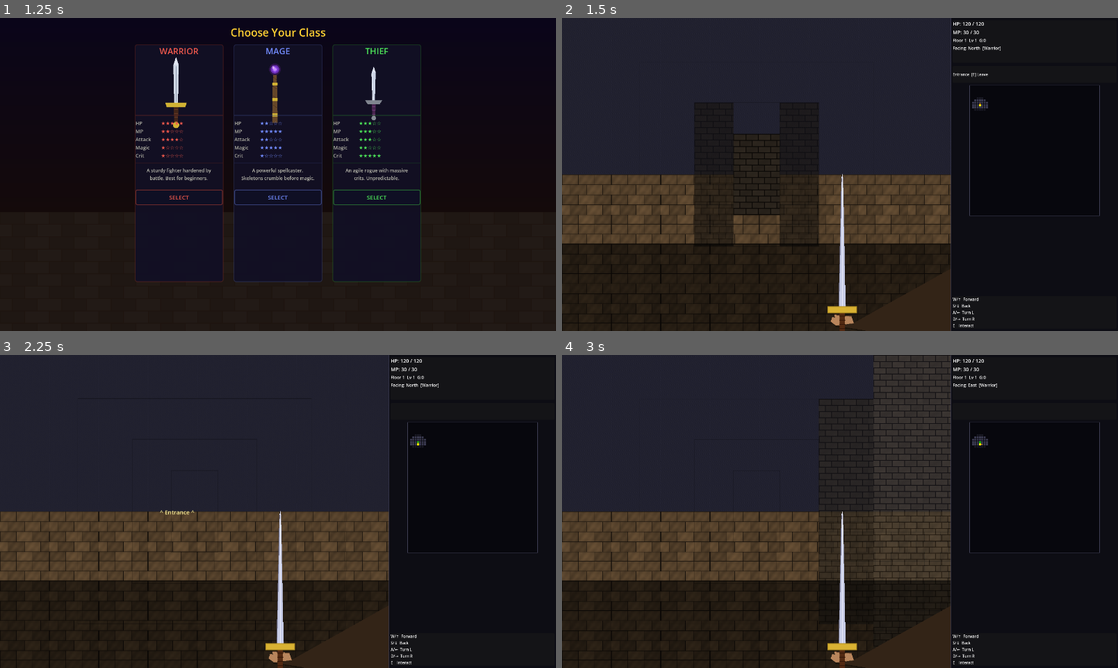
Above: before the commit, frames 1-4 (two rows, left to right).
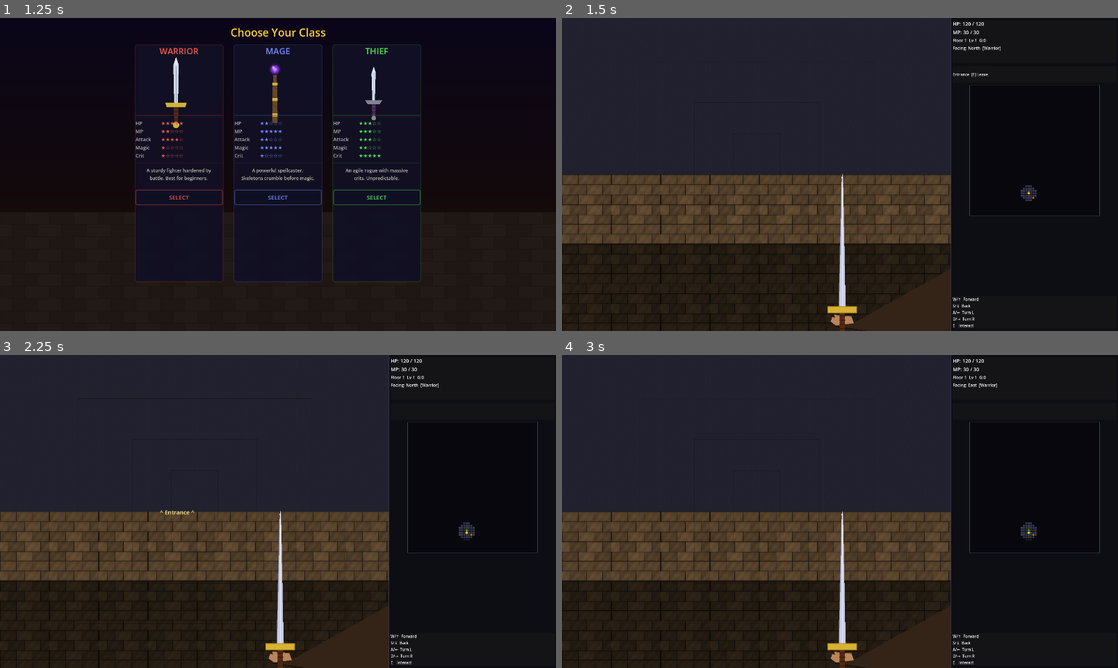
Above: after the commit, the same moments.

Repository: BenStynes/AI-playtesters-dissertation
Game: Godot game, scene res://Main.tscn
The game is run twice, just before and just after one commit, with the same random seed, the same clock (stepped at 60 frames per second) and the same inputs.
Inputs (mouse positions are in pixels of both pictures, inside the frame that each line leads up to):
- Up to frame 1 (1.25 s): tap Enter at 0.5 s; move the mouse to (400, 158) at 0.52 s; hold D from 0.53 s (still down); tap E at 0.6 s; click (400, 158) at 0.67 s
- Up to frame 2 (1.5 s): release D at 1.25 s; click "SELECT" at 1.25 s
- Up to frame 3 (2.25 s): tap Space at 2 s; move the mouse to (166, 527) at 2.02 s; hold S from 2.03 s (still down); tap E at 2.1 s; click (166, 527) at 2.17 s
- Up to frame 4 (3 s): tap Enter at 2.75 s; move the mouse to (895, 442) at 2.77 s; release S at 2.78 s; hold D from 2.78 s (still down); tap E at 2.85 s; click (895, 442) at 2.92 s

Frame 1 is identical in both runs. In frame 2, 4.7% of the frame differs, in the area x 23-86%, y 26-73%; in frame 3, 0.2%; in frame 4, 3.9%.

Commit message:
added seeding for level design and tiles seeding combat tomorrow then attempting the bridge and analytics

Diff:
--- a/dungeon/Main.tscn
+++ b/dungeon/Main.tscn
@@ -1,6 +1,6 @@
-[gd_scene load_steps=2 format=3 uid="uid://d4j56o3juuuol"]
+[gd_scene format=3 uid="uid://d4j56o3juuuol"]
 
-[ext_resource type="Script" path="res://scripts/main.gd" id="1_mainscript"]
+[ext_resource type="Script" uid="uid://cjx70vq5hh2qk" path="res://scripts/main.gd" id="1_mainscript"]
 
-[node name="Main" type="Node2D"]
+[node name="Main" type="Node2D" unique_id=1642671106]
 script = ExtResource("1_mainscript")
--- a/dungeon/project.godot
+++ b/dungeon/project.godot
@@ -24,7 +24,6 @@
 
 window/size/viewport_width=1440
 window/size/viewport_height=810
-window/size/resizable=true
 
 [physics]
 
--- a/dungeon/scripts/class_select.gd
+++ b/dungeon/scripts/class_select.gd
@@ -197,7 +197,7 @@
 	panel.add_theme_stylebox_override("panel", sb)
 
 func _start(cls: String) -> void:
-	GameManager.start_new_game(cls)
+	GameManager.start_new_game(cls, 42)
 	get_tree().change_scene_to_file("res://scenes/dungeon.tscn")
 
 # ── dungeon background ────────────────────────────────────────────────────────
--- a/dungeon/scripts/dungeon_generator.gd
+++ b/dungeon/scripts/dungeon_generator.gd
@@ -17,7 +17,9 @@
 
 # Returns: { "map": Array, "entrance": Vector2i, "boss": Vector2i,
 #             "width": int, "height": int }
-static func generate(floor_num: int = 1) -> Dictionary:
+static func generate(floor_num: int = 1, seed_value: int = 0) -> Dictionary:
+	var rng := RandomNumberGenerator.new()
+	rng.seed = seed_value
 	var map: Array = []
 	for _y in range(GRID_H):
 		var row: Array = []
@@ -31,10 +33,10 @@
 
 	while rooms.size() < target and attempts < 500:
 		attempts += 1
-		var w: int = randi_range(4, 9)
-		var h: int = randi_range(4, 9)
-		var rx: int = randi_range(1, GRID_W - w - 1)
-		var ry: int = randi_range(1, GRID_H - h - 1)
+		var w: int = rng.randi_range(4, 9)
+		var h: int = rng.randi_range(4, 9)
+		var rx: int = rng.randi_range(1, GRID_W - w - 1)
+		var ry: int = rng.randi_range(1, GRID_H - h - 1)
 		var new_room := Rect2i(rx, ry, w, h)
 
 		var overlaps: bool = false
@@ -69,15 +71,15 @@
 
 	# Chests in middle rooms
 	for i in range(1, rooms.size() - 1):
-		if randi() % 2 == 0:
+		if rng.randi() % 2 == 0:
 			var cp: Vector2i = _room_center(rooms[i])
 			if map[cp.y][cp.x] == Tile.FLOOR:
 				map[cp.y][cp.x] = Tile.CHEST
 
 	# Heal spots — guarantee one per 2 middle rooms
 	for i in range(1, rooms.size() - 1):
-		if i % 2 == 0 or randi() % 2 == 0:
-			var hp_pos: Vector2i = _random_floor(map, rooms[i])
+		if i % 2 == 0 or rng.randi() % 2 == 0:
+			var hp_pos: Vector2i = _random_floor(map, rooms[i], rng)
 			if hp_pos != Vector2i(-1, -1):
 				map[hp_pos.y][hp_pos.x] = Tile.HEAL
 
@@ -87,16 +89,20 @@
 	var tattempts: int = 0
 	while placed < trap_count and tattempts < 500:
 		tattempts += 1
-		var tx: int = randi_range(1, GRID_W - 2)
-		var ty: int = randi_range(1, GRID_H - 2)
+		var tx: int = rng.randi_range(1, GRID_W - 2)
+		var ty: int = rng.randi_range(1, GRID_H - 2)
 		if map[ty][tx] == Tile.FLOOR:   # only FLOOR, not HEAL
 			map[ty][tx] = Tile.TRAP
 			placed += 1
 
 	# Secret doors — 2-3 placed on walls adjacent to middle rooms
-	var secret_count: int = randi_range(2, 3)
+	var secret_count: int = rng.randi_range(2, 3)
 	var srooms: Array = rooms.slice(1, rooms.size() - 1)
-	srooms.shuffle()
+	for i in range(srooms.size() - 1, 0, -1):
+		var j = rng.randi_range(0, i)
+		var temp = srooms[i]
+		srooms[i] = srooms[j]
+		srooms[j] = temp
 	var secrets_placed: int = 0
 	for sr: Rect2i in srooms:
 		if secrets_placed >= secret_count: break
@@ -125,10 +131,10 @@
 static func _room_center(r: Rect2i) -> Vector2i:
 	return Vector2i(r.position.x + r.size.x / 2, r.position.y + r.size.y / 2)
 
-static func _random_floor(map: Array, room: Rect2i) -> Vector2i:
+static func _random_floor(map: Array, room: Rect2i, rng: RandomNumberGenerator) -> Vector2i:
 	for _a in range(20):
-		var x: int = randi_range(room.position.x, room.position.x + room.size.x - 1)
-		var y: int = randi_range(room.position.y, room.position.y + room.size.y - 1)
+		var x: int = rng.randi_range(room.position.x, room.position.x + room.size.x - 1)
+		var y: int = rng.randi_range(room.position.y, room.position.y + room.size.y - 1)
 		if map[y][x] == Tile.FLOOR:
 			return Vector2i(x, y)
 	return Vector2i(-1, -1)
--- a/dungeon/scripts/dungeon_scene.gd
+++ b/dungeon/scripts/dungeon_scene.gd
@@ -74,13 +74,14 @@
 
 # ─────────────────────────────────────────────────────────────────────────────
 func _ready() -> void:
+	print("Generating with seed: ", GameManager.rng.seed)
 	if GameManager.dungeon_map.size() > 0:
 		_map     = GameManager.dungeon_map
 		_pos     = GameManager.player_grid_pos
 		_facing  = GameManager.player_facing
 		_visited = GameManager.visited_tiles
 	else:
-		var d := DungeonGenerator.generate(GameManager.current_floor)
+		var d := DungeonGenerator.generate(GameManager.current_floor, GameManager.rng.seed)
 		_map     = d["map"]
 		_pos     = d["entrance"]
 		GameManager.dungeon_map = _map
@@ -597,7 +598,7 @@
 			_trigger_combat([EnemyData.EnemyType.DEMON], true)
 			return
 		DungeonGenerator.Tile.TRAP:
-			var dmg: int = randi_range(5, 15)
+			var dmg: int = GameManager.rng.randi_range(5, 15)
 			GameManager.player.take_damage(dmg, true)
 			_flash("TRAP! Took %d spike damage!" % dmg)
 			_update_hud()
--- a/dungeon/scripts/game_manager.gd
+++ b/dungeon/scripts/game_manager.gd
@@ -23,7 +23,12 @@
 var floors_cleared: int = 0
 var game_start_time: float = 0.0
 
-func start_new_game(p_class: String) -> void:
+#------seed stuff
+
+var current_seed: int = 0
+var rng := RandomNumberGenerator.new()
+
+func start_new_game(p_class: String, seed_value: int = 0) -> void:
 	player = PlayerData.new(p_class)
 	current_floor = 1
 	floor_start_time = Time.get_ticks_msec() / 1000.0
@@ -34,6 +39,10 @@
 	kills = 0
 	floors_cleared = 0
 
+	current_seed = seed_value if seed_value != 0 else randi()
+	rng.seed = current_seed
+
+
 func next_floor() -> void:
 	floors_cleared += 1
 	# Floor-clear bonus: 500 pts × floor number
@@ -42,6 +51,9 @@
 	dungeon_map = []
 	visited_tiles = {}
 	floor_start_time = Time.get_ticks_msec() / 1000.0
+
+	rng.seed = current_seed + current_floor
+
 	if player:
 		player.heal(int(player.max_hp * 0.5))
 		player.restore_mp(int(player.max_mp * 0.5))
Not shown, added: dungeon/.editorconfig
Not shown, added: dungeon/.gitattributes
Not shown, added: dungeon/.gitignore
